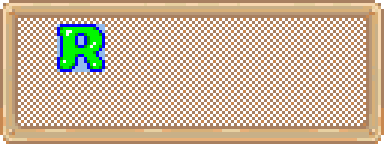
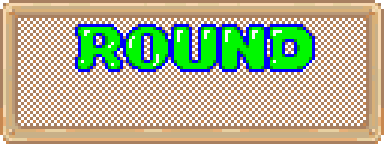
Layered file, before and after one edit (384×144). Changes by layer:
renamed "レイヤー 2" to "レイヤー 6", painted on it over (57, 24, 315, 72)
